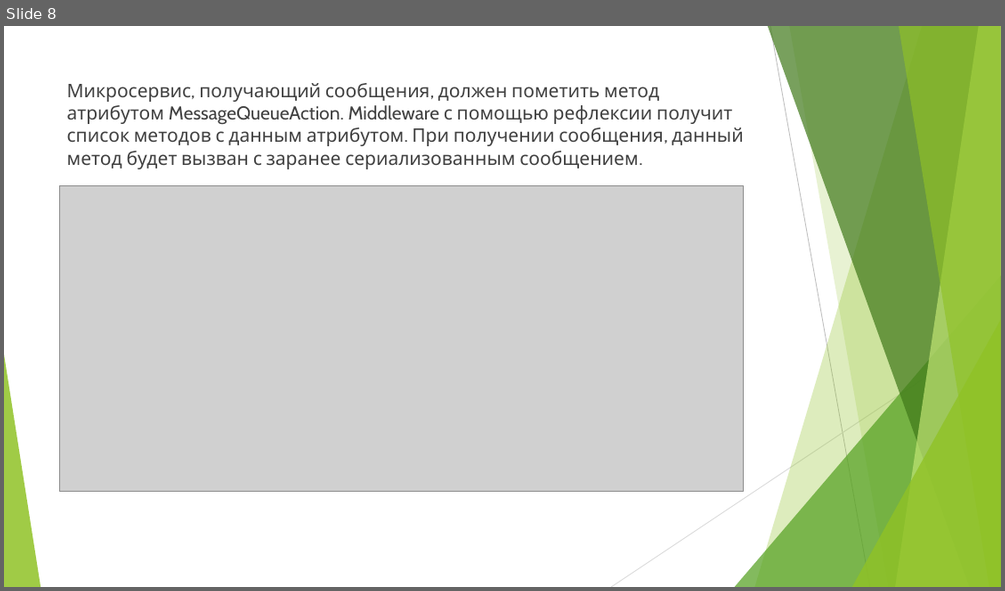
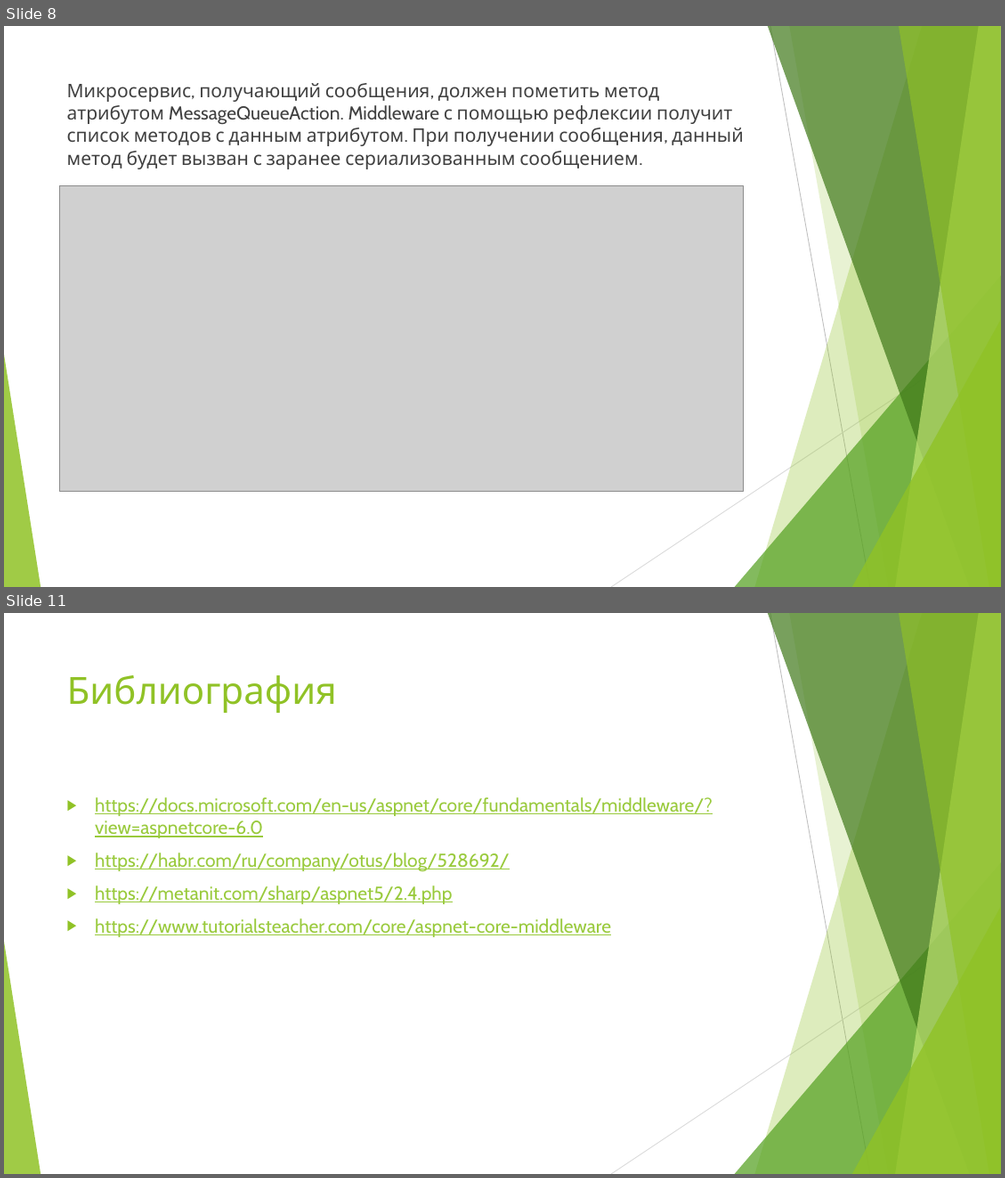
Before and after one commit to ArtiomCiobanu/UniversityStuff, a slide deck: Semester 5/Cloud/Cloud доклад Чобану Артём I1902.pptx. Shown one above the other, each under a label of ours: slide 8 before the commit, slides 8 and 11 after it; the slides between them are not shown. The pictures are 1005x591 and 1005x1178 pixels, drawn with LibreOffice and Linux fonts; fonts in the diff are those of the drawing; grey boxes stand for pictures. Boxes give left, top, right and bottom in pixels: in the first picture for what was removed or moved away, otherwise in the second. Text is boxed around its words. In the diff, an @@ line names an element or a change of style, - is before the commit and + after.

```diff
--- a/Semester 5/Cloud/Cloud доклад Чобану Артём I1902.pptx
+++ b/Semester 5/Cloud/Cloud доклад Чобану Артём I1902.pptx
@@ slide 11 added at [4, 613, 1001, 1174], background #FFFFFF; not listed: 10 template elements that a slide beside it also shows @@
@@ title added at [67, 675, 337, 713], 36 pt, text #90C226 @@
+Библиография
@@ text added at [95, 797, 712, 937], 18 pt, text #99CA3C, underline @@
+▶ https://docs.microsoft.com/en-us/aspnet/core/fundamentals/middleware/?view=aspnetcore-6.0
+▶ https://habr.com/ru/company/otus/blog/528692/
+▶ https://metanit.com/sharp/aspnet5/2.4.php
+▶ https://www.tutorialsteacher.com/core/aspnet-core-middleware
```
Also in this commit, not shown: 1 slide changed, 1 other slide added.
